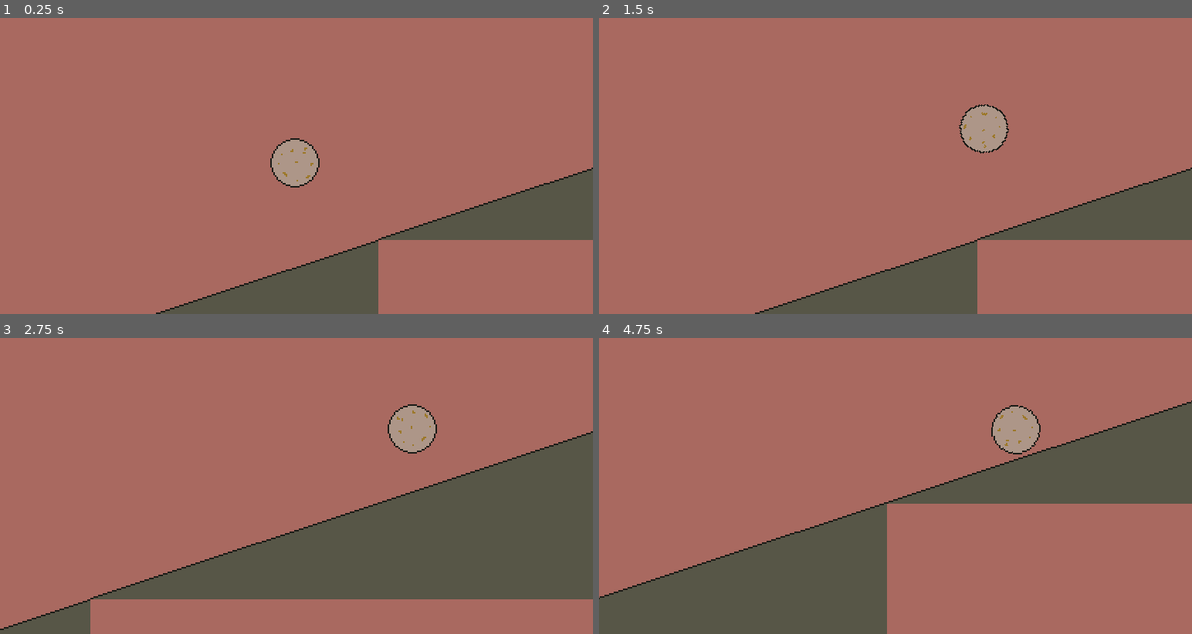
Above: before the commit, frames 1-4 (two rows, left to right).
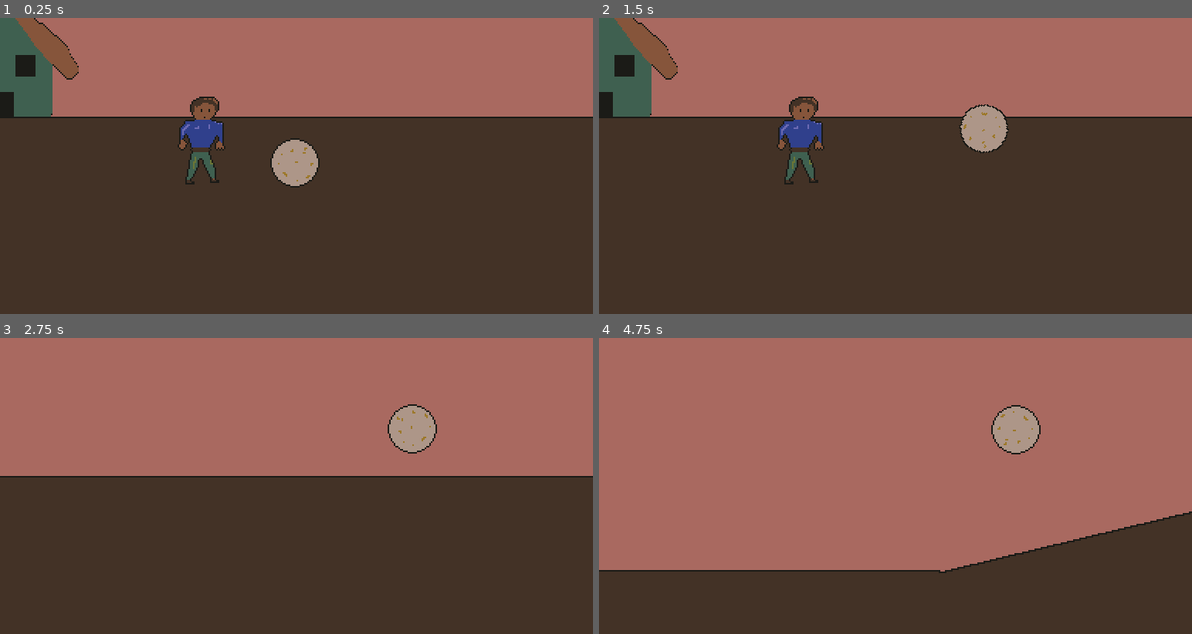
Above: after the commit, the same moments.

Repository: nolenroyalty/sisyphus-needs-a-nap
Game: Godot game, scene res://Flight/Flight.tscn
Two runs of this game, one before a commit and one after it. Both use one fixed random seed, a clock stepped at 60 frames per second and the inputs below. The project has no main scene, so this scene is started directly.
Inputs:
- Up to frame 1 (0.25 s): no input
- Up to frame 2 (1.5 s): tap Enter (launch_boulder) at 0.5, 0.6, 1.35 s; tap Space (superbounce) at 1.25 s
- Up to frame 3 (2.75 s): tap Space (superbounce) at 2.1 s; tap Enter (launch_boulder) at 2.3 s
- Up to frame 4 (4.75 s): tap Enter (launch_boulder) at 2.75, 2.85, 3.6, 4.55 s; tap Space (superbounce) at 3.5, 4.35 s

The runs differ from the first frame. In frame 1, 69% of the frame differs, in the area x 0-100%, y 0-100%; in frame 2, 69%; in frame 3, 55%; in frame 4, 39%.

Commit message:
Full launch scene

Diff:
--- a/Flight/Flight.gd
+++ b/Flight/Flight.gd
@@ -21,10 +21,10 @@
 enum SUPERBOUNCE_STATE {NONE, BOUNCING}
 var superbounce_frames_remaining = 0
 var superbounce_state = SUPERBOUNCE_STATE.NONE
+var flightscore : FlightScore
 
-# Called when the node enters the scene tree for the first time.
 func _ready():
-	pass # Replace with function body.
+	flightscore = FlightScore.new(boulder)
 
 func play_bounce_sound(super : bool):
 	if super: audioStreamPlayer.stream = load("res://sounds/super1.wav")
@@ -91,7 +91,6 @@
 	var is_positive = velocity.x >= 0
 	var speed = abs(velocity.x)
 	var degrees = MIN_ROTATION + (MAX_ROTATION - MIN_ROTATION) * (min(speed, MAX_EXPECTED_SPEED_FOR_ROTATION) / MAX_EXPECTED_SPEED_FOR_ROTATION)
-	print(degrees)
 	if is_positive: boulder.rotation_degrees += degrees
 	else: boulder.rotation_degrees -= degrees
 
@@ -111,6 +110,7 @@
 	if Input.is_action_just_pressed("superbounce"): handle_superbounce_pressed()
 
 	tick_superbounce_state()
+	flightscore.tick(boulder)
 	rotate_boulder()
 
 	var collision = boulder.move_and_collide(velocity * delta)
@@ -120,5 +120,7 @@
 		handle_bounce(collision, superbounced)
 		reset_superbounce_state()
 		frozen = check_if_rolling_downhill_after_collision()
+		flightscore.print_for_debugging()
+		if frozen: flightscore.reset_scores(boulder)
 	else:
 		apply_gravity(delta)
--- a/Flight/Flight.tscn
+++ b/Flight/Flight.tscn
@@ -1,5 +1,6 @@
-[gd_scene load_steps=4 format=2]
+[gd_scene load_steps=5 format=2]
 
+[ext_resource path="res://Launch/Launch.tscn" type="PackedScene" id=1]
 [ext_resource path="res://Boulder/Boulder.tscn" type="PackedScene" id=2]
 [ext_resource path="res://Flight/Tiles/Slope.tscn" type="PackedScene" id=3]
 [ext_resource path="res://Flight/Flight.gd" type="Script" id=4]
@@ -12,7 +13,7 @@
 }
 
 [node name="Boulder" parent="." instance=ExtResource( 2 )]
-position = Vector2( -167, 183 )
+position = Vector2( -1236, 454 )
 
 [node name="Camera2D" type="Camera2D" parent="Boulder"]
 position = Vector2( 1, 2 )
@@ -99,3 +100,7 @@
 
 [node name="Slope24" parent="Slopes" instance=ExtResource( 3 )]
 position = Vector2( 7755, -2384 )
+
+[node name="Launch" parent="." instance=ExtResource( 1 )]
+position = Vector2( -1521, -39 )
+z_index = -1
--- /dev/null
+++ b/Flight/FlightScore.gd
@@ -0,0 +1,40 @@
+extends Node2D
+
+class_name FlightScore
+
+var starting_x = 0
+var starting_y = 0
+var distance = 0
+var height = 0
+var time_in_frames = 0
+
+func reset_scores(boulder : Node2D):
+	distance = boulder.position.x
+	height = boulder.position.y
+	time_in_frames = 0
+	starting_x = distance
+	starting_y = height
+
+func _init(boulder : Node2D):
+	reset_scores(boulder)
+
+func tick(boulder):
+	distance = max(boulder.position.x, distance)
+	height = min(boulder.position.y, height)
+	time_in_frames += 1
+
+func max_distance():
+	return distance - starting_x
+
+func max_height():
+	# It would be nice if this could account for the slope and just be "height off the ground"
+	# instead of the sealevel-style height that it's currently doing.
+	return starting_y - height
+
+func frames_in_the_air():
+	return time_in_frames
+
+func print_for_debugging():
+	print("max distance: ", max_distance())
+	print("max height: ", max_height())
+	print("frames in the air: ", frames_in_the_air())
--- a/Launch/Launch.gd
+++ /dev/null
@@ -1,18 +0,0 @@
-extends Node2D
-
-onready var begin_flight_area = $BeginFlightArea
-onready var boulder = $Boulder
-var velocity : Vector2
-
-func _ready():
-	begin_flight_area.connect("body_entered", self, "move_to_flight_scene")
-
-func move_to_flight_scene(_body):
-	# get_tree().change_scene("res://scenes/Flight.tscn")
-	print("happened")
-
-func _physics_process(_delta):
-	if Input.is_action_just_pressed("launch_boulder"):
-		velocity = boulder.move_and_slide(Vector2(1000, -1000), Vector2.UP)
-	else:
-		boulder.move_and_slide(velocity)
--- a/Launch/Launch.tscn
+++ b/Launch/Launch.tscn
@@ -1,18 +1,9 @@
-[gd_scene load_steps=7 format=2]
+[gd_scene load_steps=3 format=2]
 
 [ext_resource path="res://Prototype Sprites/launch-prototype.png" type="Texture" id=1]
 [ext_resource path="res://Prototype Sprites/player-prototype.png" type="Texture" id=2]
-[ext_resource path="res://Boulder/Boulder.tscn" type="PackedScene" id=3]
-[ext_resource path="res://Launch/Launch.gd" type="Script" id=4]
-
-[sub_resource type="RectangleShape2D" id=1]
-extents = Vector2( 124, 300 )
-
-[sub_resource type="RectangleShape2D" id=2]
-extents = Vector2( 517, 29 )
 
 [node name="Launch" type="Node2D"]
-script = ExtResource( 4 )
 
 [node name="Background" type="Sprite" parent="."]
 texture = ExtResource( 1 )
@@ -22,16 +13,15 @@
 position = Vector2( 224, 480 )
 texture = ExtResource( 2 )
 
-[node name="Boulder" parent="." instance=ExtResource( 3 )]
-position = Vector2( 256, 448 )
+[node name="PrimarySlope" type="StaticBody2D" parent="."]
+collision_layer = 2
 
-[node name="BeginFlightArea" type="Area2D" parent="."]
-collision_layer = 4
+[node name="CollisionPolygon2D" type="CollisionPolygon2D" parent="PrimarySlope"]
+polygon = PoolVector2Array( 0, 463, 764, 463, 1024, 400, 1024, 600, 0, 600 )
+one_way_collision = true
 
-[node name="CollisionShape2D" type="CollisionShape2D" parent="BeginFlightArea"]
-position = Vector2( 900, 300 )
-shape = SubResource( 1 )
+[node name="BackupZones" type="StaticBody2D" parent="."]
+collision_layer = 2
 
-[node name="CollisionShape2D2" type="CollisionShape2D" parent="BeginFlightArea"]
-position = Vector2( 512, 24 )
-shape = SubResource( 2 )
+[node name="CollisionPolygon2D" type="CollisionPolygon2D" parent="BackupZones"]
+polygon = PoolVector2Array( 764, 464, 764, 582, -89, 583, -89, 281, -21, 281, -22, 524, 738, 532, 738, 465 )
--- a/project.godot
+++ b/project.godot
@@ -7,6 +7,16 @@
 ;   param=value ; assign values to parameters
 
 config_version=4
+
+_global_script_classes=[ {
+"base": "Node2D",
+"class": "FlightScore",
+"language": "GDScript",
+"path": "res://Flight/FlightScore.gd"
+} ]
+_global_script_class_icons={
+"FlightScore": ""
+}
 
 [application]
 
